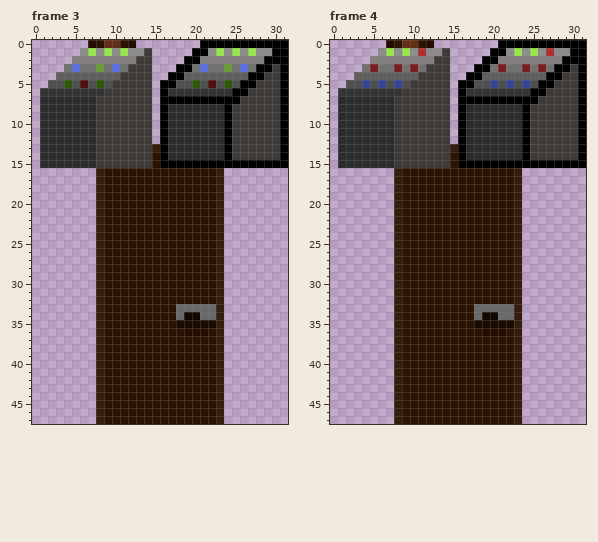
Pixel-art file -- src/game/assets/sprites/interactable/interactable.aseprite. Above is the file before it was changed.
32x48 pixels, 4 frames. Colours within 5 levels of each other are drawn and written as one. Shown: frame 3, frame 4. The commit also changed other frames, which this record leaves out.
And afterwards:
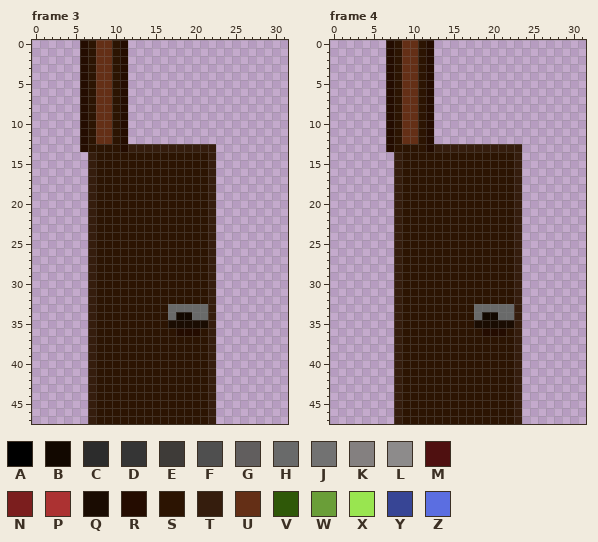
Palette (. is transparent): A #000000  B #120800  C #2c2c2c  D #353535  E #3e3b38  F #4f4f4f  G #615e5e  H #696a6a  J #727272  K #848080  L #8d8b8b  M #4f1010  N #7b1e1e  P #ac3232  Q #1a0c02  R #240c00  S #2c1402  T #351d0d  U #642f16  V #2f5808  W #6a9e38  X #99e550  Y #374595  Z #5b6ee1
Message: Interactable and fullyworking doors
Change:
layer "computer" now hidden
Changed rows in their new state; - is an unchanged pixel.
Frame 3:
first column x 1:
 0 -----RSU-SR.--------...........
 1 -----RSUUSR...-----............
 2 ----.RSUUSR...----.............
 3 ---..RSUUSR...---..............
 4 --...RSUUSR...--...............
 5 -....RSUUSR...-................
 6 .....RSUUSR...-................
 7 .....RSUUSR...-................
 8 .....RSUUSR...-................
 9 .....RSUUSR...-................
10 .....RSUUSR...-................
11 .....RSUUSR...-................
12 .....RSUUSR...-................
13 .....RSSSSRTTT-TTTTTTT.........
14 ......TSSSSSSS-SSSSSST.........
15 ......TSSSSSSS-SSSSSST.........
16 ------TS-------------T.--------
17 ------TS-------------T.--------
18 ------TS-------------T.--------
19 ------TS-------------T.--------
20 ------TS-------------T.--------
21 ------TS-------------T.--------
22 ------TS-------------T.--------
23 ------TS-------------T.--------
24 ------TS-------------T.--------
25 ------TS-------------T.--------
26 ------TS-------------T.--------
27 ------TS-------------T.--------
28 ------TS-------------T.--------
29 ------TS-------------T.--------
30 ------TS-------------T.--------
31 ------TS-------------T.--------
32 ------TS-------------T.--------
33 ------TS--------H----T.--------
34 ------TS--------HB-H-T.--------
35 ------TS--------Q----T.--------
36 ------TS---------R--ST.--------
37 ------TS-------------T.--------
38 ------TS-------------T.--------
39 ------TS-------------T.--------
40 ------TS-------------T.--------
41 ------TS-------------T.--------
42 ------TS-------------T.--------
43 ------TS-------------T.--------
44 ------TS-------------T.--------
45 ------TS-------------T.--------
46 ------TS-------------T.--------
47 ------TS-------------T.--------
Frame 4:
first column x 1:
 0 --------------------...........
 1 -----.RSUUSR..-----............
 2 ----..RSUUSR..----.............
 3 ---...RSUUSR..---..............
 4 --....RSUUSR..--...............
 5 -.....RSUUSR..-................
 6 ......RSUUSR..-................
 7 ......RSUUSR..-................
 8 ......RSUUSR..-................
 9 ......RSUUSR..-................
10 ......RSUUSR..-................
11 ......RSUUSR..-................
12 ......RSUUSR..-................
13 ......RSSSSRTT-TTTTTTTT........
14 .......TSSSSSS-SSSSSSST........
15 .......TSSSSSS-SSSSSSST........
